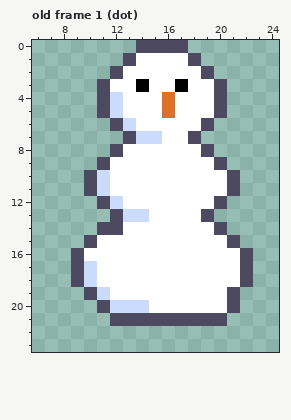
File history of a pixel-art file, src/themes/winter/assets/snowman.aseprite. The picture above was drawn from the file before the commit.
32x32 pixels, 2 frames. Shown: old frame 1 (dot): x 6..24, y 0..23. The commit also changed other frames, which this record leaves out.
New version:
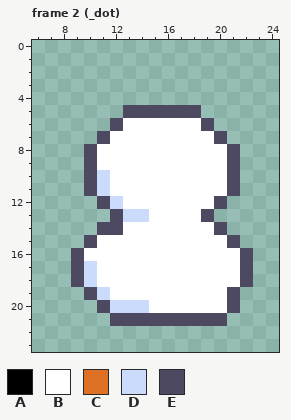
Palette (. is transparent): A #000000  B #ffffff  C #df7126  D #cbdbfc  E #4c4961
A new or re-ordered frame is compared with the old frame closest to it.
The edit:
frames 2 -> 6
Frame 2 (_dot) is new; against old frame 1 (dot):
y 0: x 14..17 EEEE -> ....
y 1: x 13..18 EBBBBE -> ......
y 2: x 12..19 EBBBBBBE -> ........
y 3: x 11..20 EBBABBABBE -> ..........
y 4: x 11..20 EDBBBCBBBE -> ..........
y 5: x 11..20 EDBBBCBBBE -> ..EEEEEE..
y 6: x 13 D -> B
y 7: x 11..15 ..EDD -> EBBBB; x 18..20 E.. -> BBE
y 8: x 10..12 ..E -> EBB; x 19..21 E.. -> BBE
y 9: x 10..11 .E -> EB; x 20..21 E. -> BE
